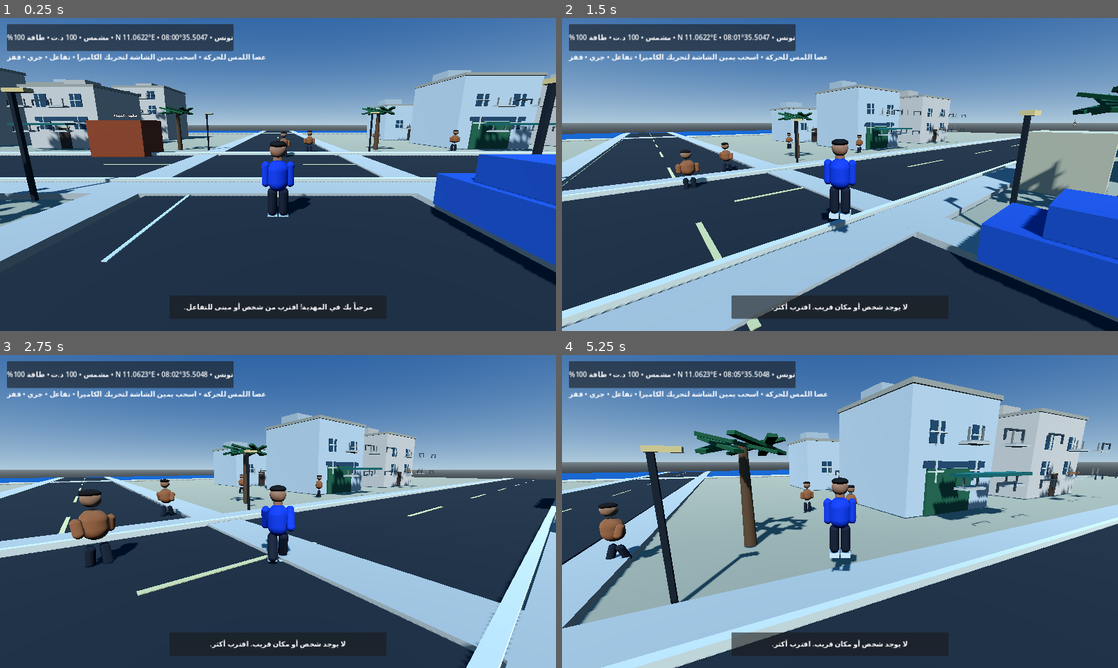
Above: before the commit, frames 1-4 (two rows, left to right).
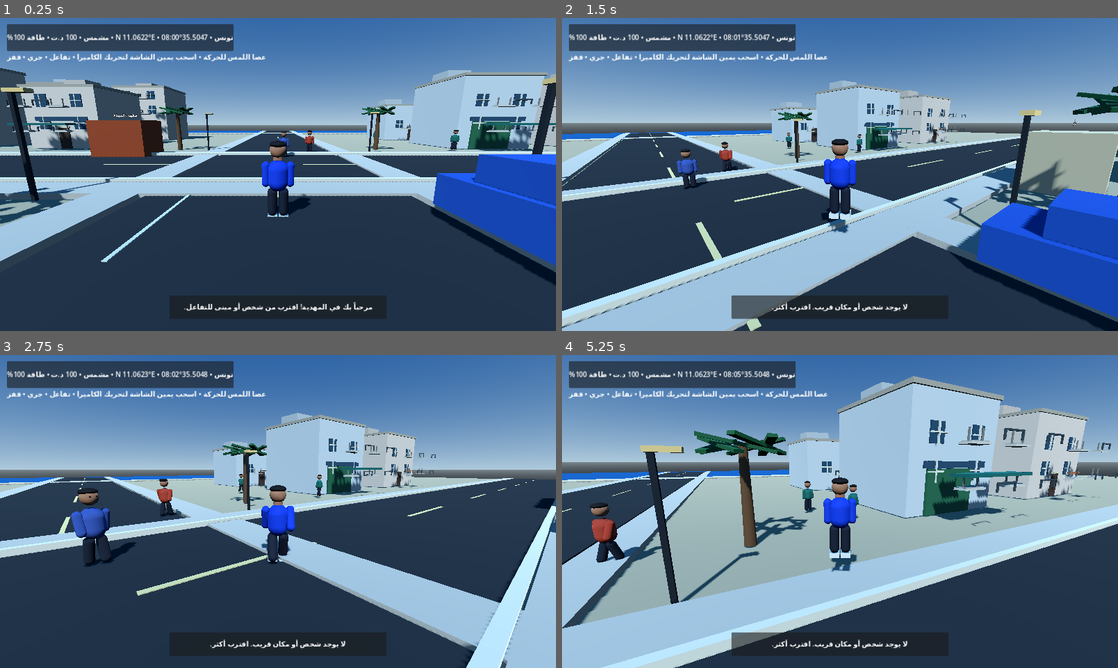
Above: after the commit, the same moments.

Repository: stevennpllk-crypto/REAL-LIFE-MAHDIA
Game: Godot game, scene res://scenes/Main.tscn
Same seed, same stepped clock (60 frames per second), same inputs: the game is played once before the commit and once after it.
Inputs (mouse positions are in pixels of both pictures, inside the frame that each line leads up to):
- Up to frame 1 (0.25 s): no input
- Up to frame 2 (1.5 s): tap Enter at 0.5 s; move the mouse to (867, 174) at 0.52 s; hold W (move_forward) from 0.53 s (still down); tap E (interact) at 0.6 s; tap Space (jump) at 0.77 s; move the mouse to (812, 174) at 1.27 s; tap Shift (run) at 1.35 s
- Up to frame 3 (2.75 s): keep holding W (move_forward); tap Space (jump) at 1.52 s; move the mouse to (289, 505) at 2.02 s; tap E (interact) at 2.1 s
- Up to frame 4 (5.25 s): keep holding W (move_forward); move the mouse to (834, 517) at 2.77 s; tap Shift (run) at 2.85, 4.35 s; tap Space (jump) at 3.02, 3.77, 4.52 s; move the mouse to (878, 514) at 3.52 s; tap E (interact) at 3.6, 5.1 s; move the mouse to (795, 508) at 4.27 s; move the mouse to (845, 511) at 5.02 s

The runs differ from the first frame. In frame 1, 0.2% of the frame differs, in the area x 50-83%, y 35-45%; in frame 2, 0.4%; in frame 3, 1.3%, in the area x 12-59%, y 38-68%; in frame 4, 1.1%.

Commit message:
Improve resident models and walking behaviour

Diff:
--- a/scripts/npc.gd
+++ b/scripts/npc.gd
@@ -2,7 +2,7 @@
 class_name MahdiaNPC
 
 @export var display_name := "Resident"
-@export var walk_speed := 1.2
+@export var walk_speed := 1.15
 @export var wander_radius := 7.0
 var home_position := Vector3.ZERO
 var target_position := Vector3.ZERO
@@ -17,29 +17,36 @@
 	add_to_group("mahdia_residents")
 	home_position = global_position
 	_choose_target()
-	var torso := CapsuleMesh.new()
-	torso.radius = 0.29
-	torso.height = 0.76
-	_part(torso, Vector3(0, 1.12, 0), Color(0.66, 0.39, 0.22))
-	var head := SphereMesh.new()
-	head.radius = 0.21
-	head.height = 0.42
-	_part(head, Vector3(0, 1.75, 0), Color(0.67, 0.47, 0.33))
-	var hair := SphereMesh.new()
-	hair.radius = 0.22
-	hair.height = 0.19
-	_part(hair, Vector3(0, 1.88, 0), Color(0.12, 0.09, 0.07))
-	left_arm = _limb(Vector3(-0.37, 1.25, 0), Color(0.66, 0.39, 0.22), 0.47)
-	right_arm = _limb(Vector3(0.37, 1.25, 0), Color(0.66, 0.39, 0.22), 0.47)
-	left_leg = _limb(Vector3(-0.16, 0.53, 0), Color(0.13, 0.15, 0.18), 0.62)
-	right_leg = _limb(Vector3(0.16, 0.53, 0), Color(0.13, 0.15, 0.18), 0.62)
+	var palette := [Color(0.72, 0.25, 0.16), Color(0.12, 0.42, 0.36), Color(0.82, 0.62, 0.18), Color(0.24, 0.34, 0.62), Color(0.62, 0.35, 0.22)]
+	var shirt: Color = palette[randi_range(0, palette.size() - 1)]
+	_part(_capsule(0.255, 0.78), Vector3(0, 1.19, 0), shirt)
+	_part(_sphere(0.19, 0.40), Vector3(0, 1.84, 0), Color(0.68, 0.47, 0.34))
+	_part(_sphere(0.198, 0.17), Vector3(0, 1.97, 0.015), Color(0.09, 0.065, 0.05))
+	_part(_sphere(0.022, 0.03), Vector3(-0.068, 1.86, -0.175), Color(0.035, 0.025, 0.02))
+	_part(_sphere(0.022, 0.03), Vector3(0.068, 1.86, -0.175), Color(0.035, 0.025, 0.02))
+	left_arm = _limb(Vector3(-0.30, 1.43, 0), shirt, 0.62, 0.10)
+	right_arm = _limb(Vector3(0.30, 1.43, 0), shirt, 0.62, 0.10)
+	left_leg = _limb(Vector3(-0.14, 0.76, 0), Color(0.12, 0.14, 0.18), 0.72, 0.12)
+	right_leg = _limb(Vector3(0.14, 0.76, 0), Color(0.12, 0.14, 0.18), 0.72, 0.12)
 	var collider := CollisionShape3D.new()
 	var shape := CapsuleShape3D.new()
-	shape.radius = 0.3
-	shape.height = 1.75
+	shape.radius = 0.29
+	shape.height = 1.72
 	collider.shape = shape
-	collider.position.y = 0.88
+	collider.position.y = 0.86
 	add_child(collider)
+
+func _capsule(radius: float, height: float) -> CapsuleMesh:
+	var mesh := CapsuleMesh.new()
+	mesh.radius = radius
+	mesh.height = height
+	return mesh
+
+func _sphere(radius: float, height: float) -> SphereMesh:
+	var mesh := SphereMesh.new()
+	mesh.radius = radius
+	mesh.height = height
+	return mesh
 
 func _part(mesh: Mesh, pos: Vector3, color: Color) -> void:
 	var item := MeshInstance3D.new()
@@ -47,24 +54,25 @@
 	item.position = pos
 	var mat := StandardMaterial3D.new()
 	mat.albedo_color = color
+	mat.roughness = 0.84
 	item.material_override = mat
 	add_child(item)
 
-func _limb(pos: Vector3, color: Color, length: float) -> Node3D:
+func _limb(pos: Vector3, color: Color, length: float, radius: float) -> Node3D:
 	var pivot := Node3D.new()
 	pivot.position = pos
 	add_child(pivot)
-	var mesh := CapsuleMesh.new()
-	mesh.radius = 0.11
-	mesh.height = length
+	_part_to(pivot, _capsule(radius, length), Vector3(0, -length * 0.34, 0), color)
+	return pivot
+
+func _part_to(parent: Node3D, mesh: Mesh, pos: Vector3, color: Color) -> void:
 	var item := MeshInstance3D.new()
 	item.mesh = mesh
-	item.position.y = -length * 0.35
+	item.position = pos
 	var mat := StandardMaterial3D.new()
 	mat.albedo_color = color
 	item.material_override = mat
-	pivot.add_child(item)
-	return pivot
+	parent.add_child(item)
 
 func _choose_target() -> void:
 	var angle := randf() * TAU
@@ -73,8 +81,13 @@
 	wait_time = randf_range(1.0, 3.0)
 
 func _physics_process(delta: float) -> void:
+	if not is_on_floor():
+		velocity.y -= 9.8 * delta
 	if wait_time > 0.0:
 		wait_time -= delta
+		velocity.x = move_toward(velocity.x, 0.0, walk_speed * delta * 4.0)
+		velocity.z = move_toward(velocity.z, 0.0, walk_speed * delta * 4.0)
+		move_and_slide()
 		_animate(delta, false)
 		return
 	var direction := target_position - global_position
@@ -84,14 +97,14 @@
 		return
 	velocity.x = direction.normalized().x * walk_speed
 	velocity.z = direction.normalized().z * walk_speed
-	rotation.y = atan2(-direction.x, -direction.z)
+	rotation.y = lerp_angle(rotation.y, atan2(-direction.x, -direction.z), delta * 4.0)
 	move_and_slide()
 	_animate(delta, true)
 
 func _animate(delta: float, moving: bool) -> void:
 	if moving:
 		clock += delta * 5.0
-		var swing := sin(clock) * 0.38
+		var swing := sin(clock) * 0.34
 		left_arm.rotation.x = swing
 		right_arm.rotation.x = -swing
 		left_leg.rotation.x = -swing
